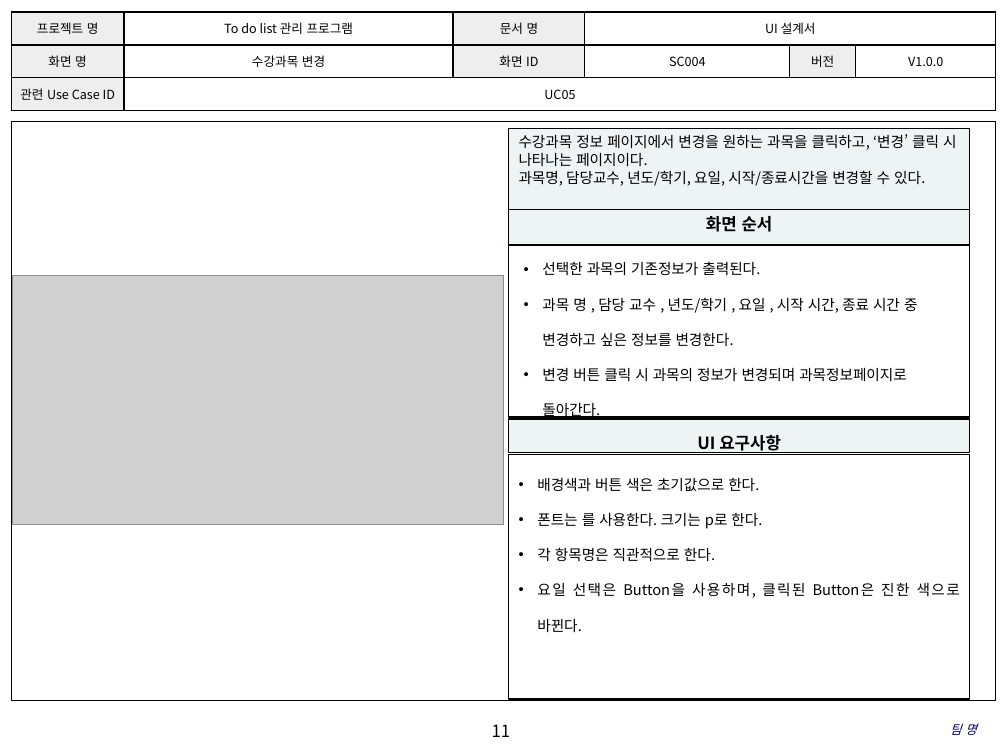
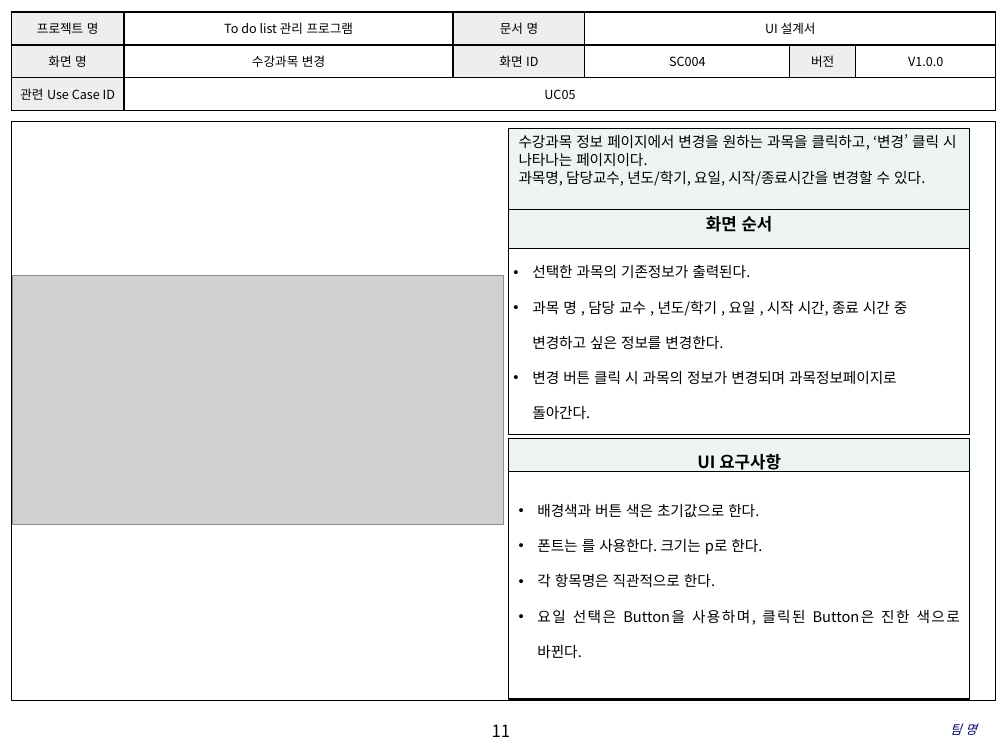
Before and after one commit to SE-admin/7, a slide deck: slide 11 of doc/3_ 설계서/UI Design Template.pptx. Drawn at 1008x756 pixels with LibreOffice and Linux fonts; fonts in the diff are those of the drawing; grey boxes stand for pictures; background and template pictures are left out. Boxes give left, top, right and bottom in pixels: in the first picture for what was removed or moved away, otherwise in the second. Text is boxed around its words. In the diff, an @@ line names an element or a change of style, - is before the commit and + after.

```diff
--- a/doc/3_ 설계서/UI Design Template.pptx
+++ b/doc/3_ 설계서/UI Design Template.pptx
@@ rectangle "화면 순서": place and size @@
-rectangle "화면 순서" at (509,200,971,248)
+rectangle "화면 순서" at (509,200,971,252)
@@ text "선택한 과목의 기존정보가 출력된다." rewrapped from (542,262,918,420) to (532,265,908,419) @@
@@ rectangle: place and size @@
-rectangle at (509,245,971,417)
+rectangle at (509,249,971,435)
@@ rectangle "UI 요구사항": place and size @@
-rectangle "UI 요구사항" at (509,419,971,453)
+rectangle "UI 요구사항" at (509,438,971,482)
@@ text "배경색과 버튼 색은 초기값으로 한다.": place and size @@
-text "배경색과 버튼 색은 초기값으로 한다." at (537,478,960,632)
+text "배경색과 버튼 색은 초기값으로 한다." at (537,504,960,658)
@@ rectangle: place and size @@
-rectangle at (509,455,971,699)
+rectangle at (509,472,971,700)
```
Also in this commit, not shown: 1 other slide changed.
